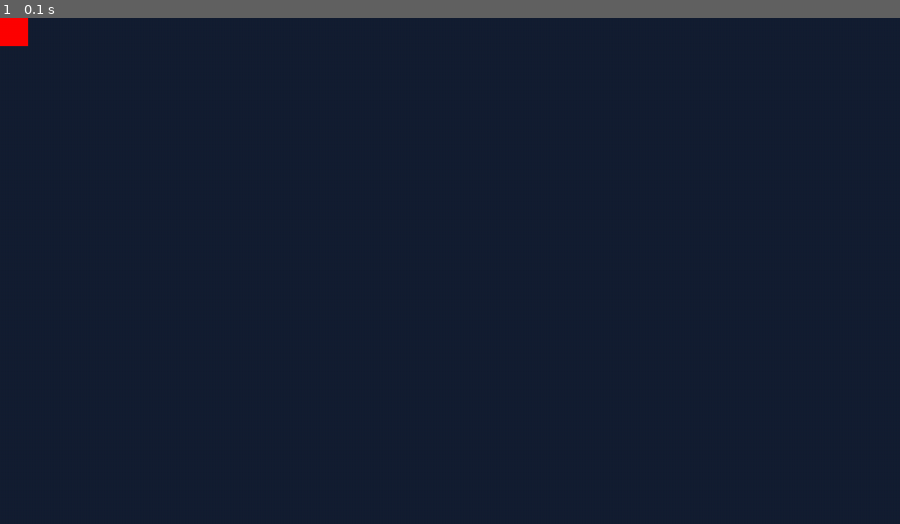
Above: before the commit, frame 1.
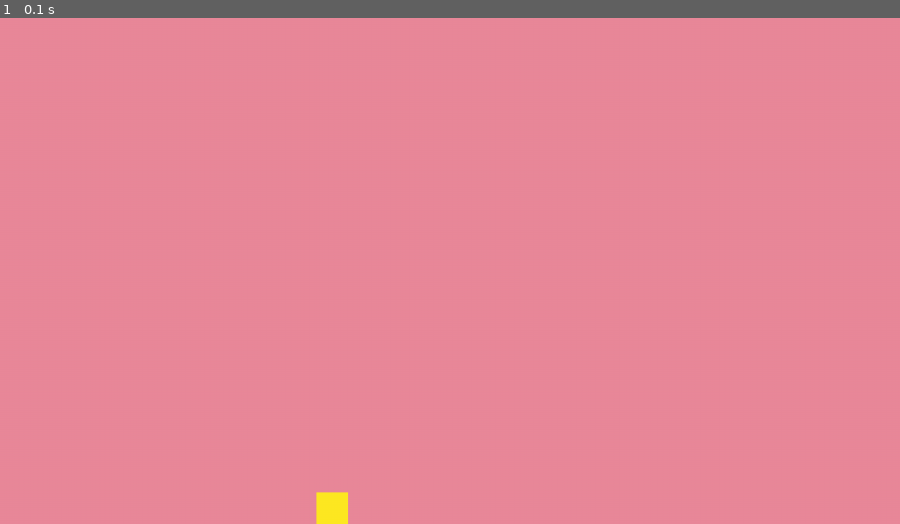
Above: after the commit, the same moment.

Repository: jenni-gb7/Curso_Python_Pygame
Game: pygame game, started from Snake_game/Version_0_3/Snake_game.py
The game is run twice, just before and just after one commit, with the same random seed, the same clock (stepped at 60 frames per second) and the same inputs.
Inputs:
- Up to frame 1 (0.1 s): no input

The runs differ from the first frame. In frame 1, 100% of the frame differs, in the area x 0-100%, y 0-100%.

Commit message:
Versión 0.3 actualizada

Diff:
--- a/Snake_game/Version_0_3/Configurations.py
+++ b/Snake_game/Version_0_3/Configurations.py
@@ -1,29 +1,52 @@
 class Configurations:
     """
-    Clase que contiene todas las configuraciones del juego.
+    Clase que contine todas las configuraciones del juego
     """
-    # Configuraciones de la pantalla.
-    _screen_size = (1280, 720)               # Resolución de la pantalla (ancho, alto).
-    _game_title = "Snake game en pygame"     #   Título del juego.
-    _background = (20, 30, 50)               # Fondo de pantalla en formato RGB.
+    #Configuraciones de la pantala
+    _screen_size = (1280, 720)
+    _game_title = "Snake game en pygame"
+    _background = (234, 137, 154)
+    _fps = 8 #fps del juego
+
+    #Configuraciones de la serpiente
+    #Que sea un divisor común con eñ screen size ⬇️
+    _snake_block_size = 45 #Tamaño del bloque de la serpiente
+    _snake_head_color = (255, 233, 34)
+    _snake_body_color = (0, 255, 0)
 
     @classmethod
     def get_screen_size(cls) -> tuple[int, int]:
         """
-        Getter para _screen_size.
+        Getter para screen_size
         """
         return cls._screen_size
 
     @classmethod
     def get_game_title(cls) -> str:
         """
-        Getter para game_title.
+        Getter para get_game_title
         """
         return cls._game_title
 
     @classmethod
-    def get_background(cls) ->tuple[int, int,int]:
+    def get_background(cls) -> tuple[int,int, int]:
+        return cls._background
+
+    @classmethod
+    def get_fps(cls) -> int:
         """
-        Getter para _background.
+        Getter para _fps
+        :return:
         """
-        return cls._background
+        return cls._fps
+    @classmethod
+    def get_snake_block_size(cls) -> int:
+        return cls._snake_block_size
+
+    @classmethod
+    def get_snake_head_color(cls) -> tuple[int, int, int]:
+        return cls._snake_head_color
+
+    @classmethod
+    def get_snake_body_color(cls) -> tuple[int, int, int]:
+        return cls._snake_body_color
--- a/Snake_game/Version_0_3/Game_functionalities.py
+++ b/Snake_game/Version_0_3/Game_functionalities.py
@@ -1,32 +1,33 @@
 import pygame
 from Configurations import Configurations
-from Snake import  SnakeBlock
+from Snake  import  SnakeBlock
 
-def game_events()-> bool:
+def game_event() -> bool:
     """
-    Función que administra los eventos del juego.
-    :return: La bandera del fin del juego.
+    Función que administra ñps eneventos del juego
+    retrun: La bandera del fin del juego
     """
-    # Se declara la bandera del fin del juego.
+
+    #Se declara la bandera del fin del juego
     game_over = False
 
-    # Se verifican los eventos (teclado y ratón) del huego.
+    #Se verifican los eventos de
     for event in pygame.event.get():
-        # Un clic en cerrar el juego.
+        #Un clic en cerrar el juego
         if event.type == pygame.QUIT:
             game_over = True
 
-    # Se regresa  la bandera.
+    #Se regresa la bandera
     return game_over
+def screen_refresh(screen: pygame.surface.Surface, clock: pygame.time.Clock, snake_head: SnakeBlock) -> None:
+    """
+    Función que administrar los elementos visuales del juego
+    """
+    #Fondo de la pantaña
+    screen.fill(Configurations.get_background())
+    #Se dibuja la cabeza de la serpiente
+    snake_head.blit(screen)
+    pygame.display.flip()
 
-def screen_refresh(screen: pygame.surface.Surface, snake_head: SnakeBlock)-> None:
-    """
-    Función que administra los elementos visuales del juego.
-    """
-
-    # Fondo de la pantalla en formato RGB.
-    screen.fill(Configurations.get_background())
-
-    snake_head.blit(screen)
-    # Se actualiza la pantalla.
-    pygame.display.flip()
+    #Se controla la velocidad de FPS
+    clock.tick(Configurations.get_fps())
--- a/Snake_game/Version_0_3/Snake.py
+++ b/Snake_game/Version_0_3/Snake.py
@@ -1,27 +1,38 @@
 import pygame
 from pygame.sprite import Sprite
-
-# Concepto de herencia.
+from Configurations import Configurations
+from random import randint
 class SnakeBlock(Sprite):
-
-    def __init__(self):
+    def __init__(self, is_head: bool = False):
         """
-        Constructor de la clase.
+        Constructor de la clase
         """
         super().__init__()
-        color = (255,0,0)
 
-        # Un cuadro de 40 * 40.
-        self.image = pygame.Surface((40,40))
-        # Relleno de color.
+        if is_head:
+            color = Configurations.get_snake_head_color()
+        else:
+            color  = Configurations.get_snake_body_color()
+
+        snake_block_size = Configurations.get_snake_block_size()
+        self.image = pygame.Surface((snake_block_size, snake_block_size))
         self.image.fill(color)
 
         self.rect = self.image.get_rect()
 
-    def blit(self,screen: pygame.surface.Surface) -> None:
+    def blit(self, screen: pygame.surface.Surface) -> None:
         """
-        Se utiliza para dibujar el bloque de la serpiente.
-        :param screen: Pantlla en donde se dibuja.
+        Se utiliza para dibujar el bloque de la serpiente
+        param screen: Pantalla en dnde se dibuja
         """
+        screen.blit(self.image, self.rect)
 
-        screen.blit(self.image, self.rect)
+    def snake_head_init(self) -> None:
+        screen_width = Configurations.get_screen_size()[0]
+        screen_height = Configurations.get_screen_size()[1]
+        snake_block_size = Configurations.get_snake_block_size()
+
+        self.rect.x = snake_block_size * randint(0,(screen_width // snake_block_size -1))
+        self.rect.y = snake_block_size * randint(0,(screen_height // snake_block_size -1))
+        #
+        #
--- a/Snake_game/Version_0_3/Snake_game.py
+++ b/Snake_game/Version_0_3/Snake_game.py
@@ -1,43 +1,47 @@
 """
-Nombre:
-Fecha:
-Versión 0.1:
+Nombre: Patricia Pérez Cruz
+Fecha: 08/04/2025
+Version 02:
+-Se agregó la clase Configurations en el módulo Cnfigurations.py que va a incluir todas las
+configuraciones del juego
+-Se agregó el módul Game funcine que admiistra los eve
 """
-
-
-# Se importan los módulos del videojuego.
 import pygame
 from Configurations import Configurations
-from Game_functionalities import game_events, screen_refresh
-from Snake import SnakeBlock
+from Game_functionalities import game_event, screen_refresh
+from Snake import  SnakeBlock
+
 
 def run_game() -> None:
     """
-    Función principal del videojuego.
+    Función principal del videojuego
     """
-    # Se incializa el módulo de pygame.
+    #Se inicializa el módulo pygame
     pygame.init()
+    #Se condigur EL RELJ DEL JUEGO
+    clock = pygame.time.Clock()
 
-    # Se inicializa la pantalla.
-    screen = pygame.display.set_mode(Configurations.get_screen_size())
+    #Se inicializa la pantalla
+    #screen_size = (1280, 720) #Resolución de la pantalla (ancho, alto)
+    screen = pygame.display.set_mode(Configurations.get_screen_size() )
 
-    # Se configura el título del juego.pip install setuptools
+    #Se configura el título del juego
+    #game_title = "Snake game en pygame"
     pygame.display.set_caption(Configurations.get_game_title())
+    #Se crea el bloque inicial de la serpiente (cabeza)
+    snake_head = SnakeBlock(is_head= True)
+    snake_head.snake_head_init()
 
-    # Se crea el bloque inicial de la serpiente (cabeza).
-    snake_head = SnakeBlock()
-
-    # Ciclo principal del videojuego.
+    #Ciclo principal de videojuego
     game_over = False
 
     while not game_over:
-        # Se verifican los eventos (teclado y ratón) del huego.
-        game_over = game_events()
+        game_over = game_event()
 
-        screen_refresh(screen, snake_head)
+        screen_refresh(screen, clock, snake_head)
 
-    #Se cierran los recurso de pygame.
-    pygame.quit()
+#Se cierran los eventos
+pygame.quit()
 
 if __name__ == '__main__':
     run_game()
